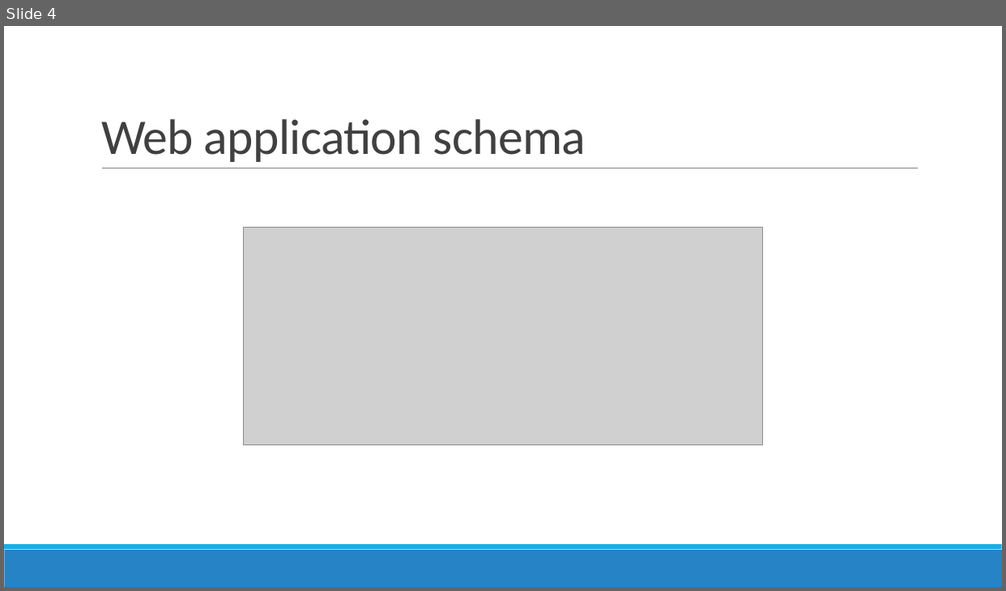
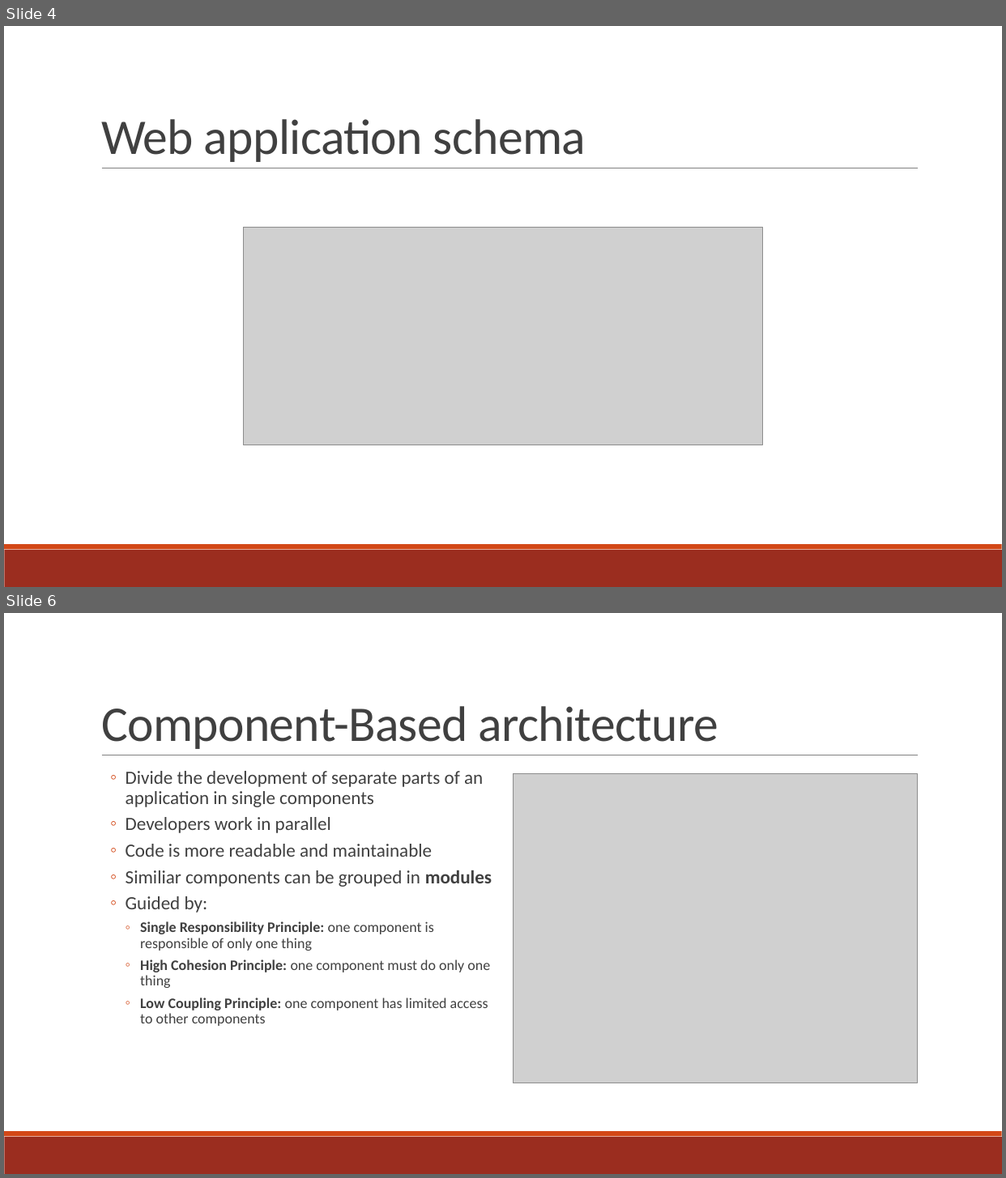
Before and after one commit to Fix-22/5C_AvvedutoCecireCinquetti_POI, a slide deck: docs/slides/Shakespeare_s Places.pptx. Shown one above the other, each under a label of ours: slide 4 before the commit, slides 4 and 6 after it; the slides between them are not shown. The pictures are 1006x591 and 1006x1178 pixels, drawn with LibreOffice and Linux fonts; fonts in the diff are those of the drawing; grey boxes stand for pictures. Boxes give left, top, right and bottom in pixels: in the first picture for what was removed or moved away, otherwise in the second. Text is boxed around its words. In the diff, an @@ line names an element or a change of style, - is before the commit and + after.

```diff
--- a/docs/slides/Shakespeare_s Places.pptx
+++ b/docs/slides/Shakespeare_s Places.pptx
@@ slide 6 added at bbox=[4, 613, 1002, 1174], background #FFFFFF; not listed: 3 template elements that a slide beside it also shows @@
@@ title added at bbox=[101, 706, 718, 749], 48 pt, text #404040 @@
+Component-Based architecture
@@ text added at bbox=[126, 771, 492, 1026], 14 pt, text #404040 @@
+  ◦ Divide the development of separate parts of an application in single components
+  ◦ Developers work in parallel
+  ◦ Code is more readable and maintainable
+  ◦ Similiar components can be grouped in modules
+  ◦ Guided by:
+    ◦ Single Responsibility Principle: one component is responsible of only one thing
+    ◦ High Cohesion Principle: one component must do only one thing
+    ◦ Low Coupling Principle: one component has limited access to other components
@@ picture added at bbox=[513, 774, 918, 1084] @@
@@ slide 4 changed as well @@
@@ rectangle at bbox=[4, 550, 1002, 587]: fill #2683C6 to #9B2D1F @@
@@ rectangle at bbox=[4, 544, 1002, 550]: fill #1CADE4 to #D34817 @@
```
Also in this commit, not shown: 3 other slides changed, 6 other slides added, 8 slides removed, 1 other file.
